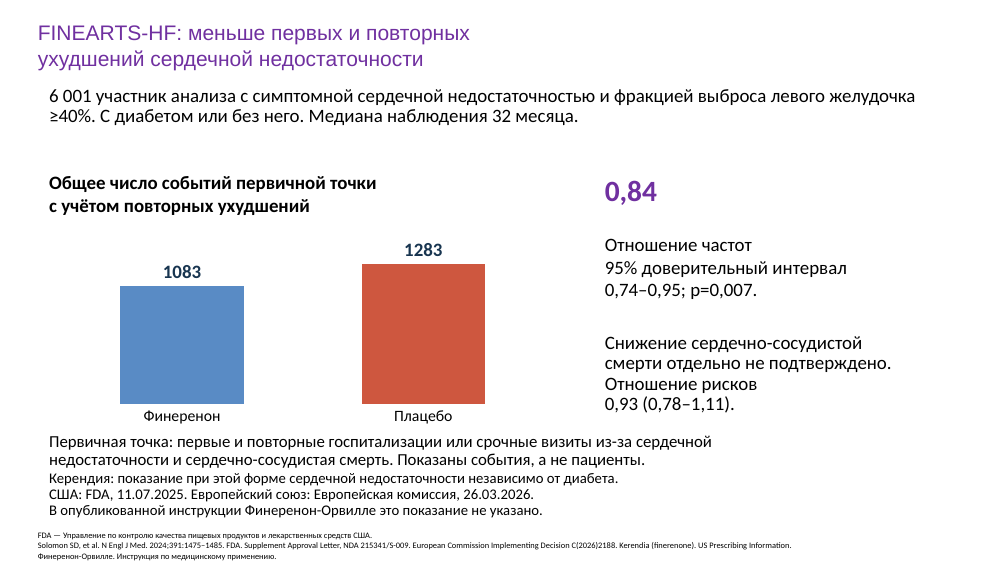
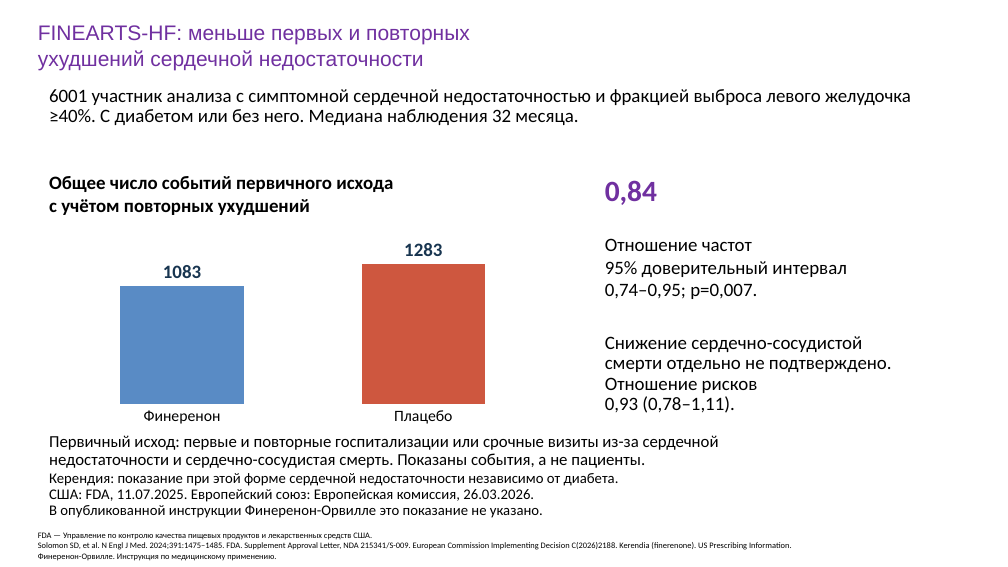
Before and after one commit to drabdulbosit1-eng/my-test-cloud, a slide deck: slide 46 of finerenone/Finerenone_Levin_reviewed.pptx. Drawn at 1008x567 pixels with LibreOffice and Linux fonts; fonts in the diff are those of the drawing. Boxes give left, top, right and bottom in pixels: in the first picture for what was removed or moved away, otherwise in the second. Text is boxed around its words. In the diff, an @@ line names an element or a change of style, - is before the commit and + after.

```diff
--- a/finerenone/Finerenone_Levin_reviewed.pptx
+++ b/finerenone/Finerenone_Levin_reviewed.pptx
@@ text at box(49, 89, 911, 125): spaces changed @@
-6 001 участник анализа с симптомной сердечной недостаточностью и фракцией выброса левого желудочка ≥40%. С диабетом или без него. Медиана наблюдения 32 месяца.
+6001 участник анализа с симптомной сердечной недостаточностью и фракцией выброса левого желудочка ≥40%. С диабетом или без него. Медиана наблюдения 32 месяца.
@@ text at box(49, 176, 393, 192): text changed @@
-Общее число событий первичной точки
+Общее число событий первичного исхода
@@ text at box(49, 435, 719, 450): text changed @@
-Первичная точка: первые и повторные госпитализации или срочные визиты из-за сердечной
+Первичный исход: первые и повторные госпитализации или срочные визиты из-за сердечной
```
Also in this commit, not shown: 28 other slides changed, 1 other file.
